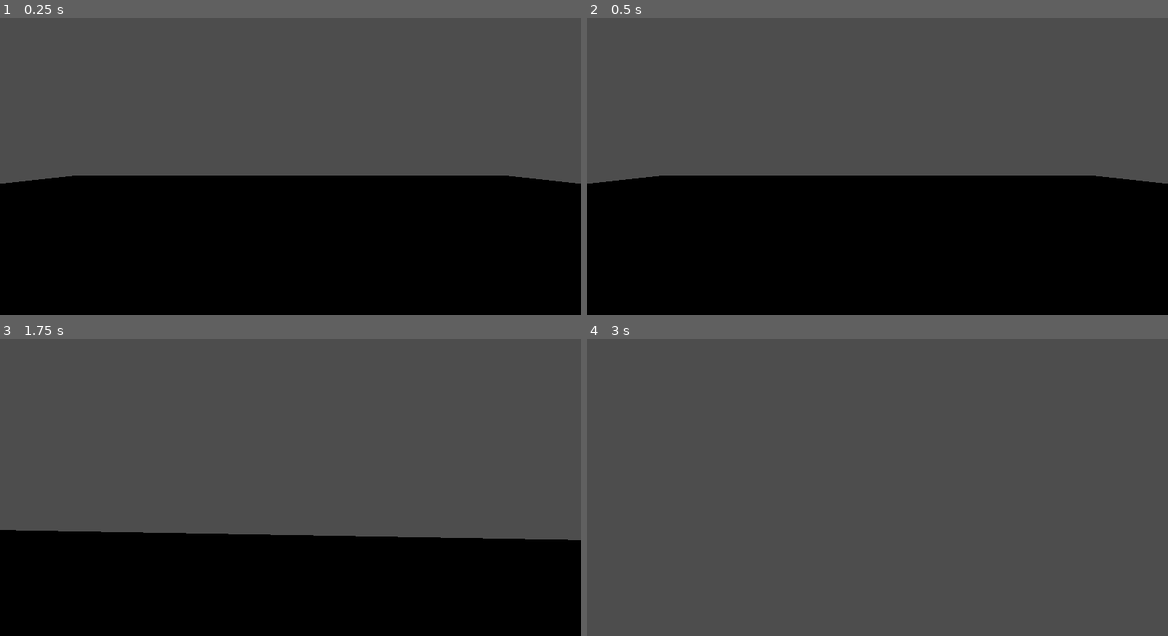
Above: before the commit, frames 1-4 (two rows, left to right).
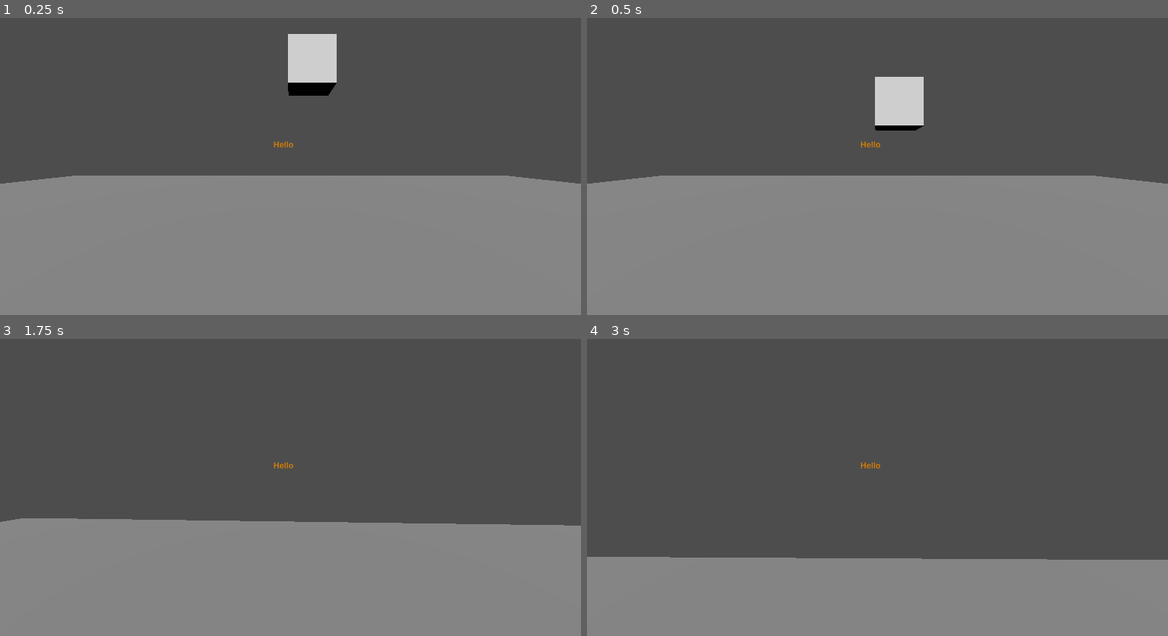
Above: after the commit, the same moments.

Repository: MercuryGames/OGPC-2025
Game: Godot game, scene res://Tests/testroom.tscn
The game is run twice, just before and just after one commit, with the same random seed, the same clock (stepped at 60 frames per second) and the same inputs.
Inputs (mouse positions are in pixels of both pictures, inside the frame that each line leads up to):
- Up to frame 1 (0.25 s): no input
- Up to frame 2 (0.5 s): no input
- Up to frame 3 (1.75 s): tap Enter (ui_accept) at 0.5, 0.77, 1.52 s; move the mouse to (319, 472) at 0.52 s; hold E (ui_interact) 0.53-1.28 s; hold Up (ui_up) from 0.53 s (still down); move the mouse to (261, 475) at 1.27 s; tap E (ui_interact) at 1.35 s
- Up to frame 4 (3 s): keep holding Up (ui_up); move the mouse to (889, 466) at 2.02 s; hold E (ui_interact) 2.03-2.78 s; move the mouse to (871, 478) at 2.77 s; tap E (ui_interact) at 2.85 s

The runs differ from the first frame. In frame 1, 48% of the frame differs, in the area x 0-100%, y 5-100%; in frame 2, 48%; in frame 3, 39%; in frame 4, 26%.

Commit message:
Interactions
Don't remove the canvas layer or label in the player scene because that will be used for the HUD.

Diff:
--- /dev/null
+++ b/Cube1.tscn
@@ -0,0 +1,30 @@
+[gd_scene load_steps=7 format=3 uid="uid://nym7l4jrfnj1"]
+
+[ext_resource type="Script" path="res://rigid_body_3d.gd" id="1_qt2m4"]
+
+[sub_resource type="PhysicsMaterial" id="PhysicsMaterial_ku6tt"]
+friction = 0.3
+bounce = 0.2
+
+[sub_resource type="BoxShape3D" id="BoxShape3D_twxeo"]
+
+[sub_resource type="StandardMaterial3D" id="StandardMaterial3D_qdr0y"]
+
+[sub_resource type="BoxMesh" id="BoxMesh_wcmmb"]
+material = SubResource("StandardMaterial3D_qdr0y")
+
+[sub_resource type="Skin" id="Skin_1uhl6"]
+
+[node name="RigidBody3D" type="RigidBody3D"]
+physics_material_override = SubResource("PhysicsMaterial_ku6tt")
+can_sleep = false
+script = ExtResource("1_qt2m4")
+
+[node name="CollisionShape3D" type="CollisionShape3D" parent="."]
+shape = SubResource("BoxShape3D_twxeo")
+
+[node name="MeshInstance3D" type="MeshInstance3D" parent="."]
+mesh = SubResource("BoxMesh_wcmmb")
+skin = SubResource("Skin_1uhl6")
+
+[connection signal="input_event" from="." to="." method="_on_input_event"]
--- a/Tests/testroom.tscn
+++ b/Tests/testroom.tscn
@@ -1,6 +1,7 @@
-[gd_scene load_steps=4 format=3 uid="uid://cqtsxbh7elr1x"]
+[gd_scene load_steps=5 format=3 uid="uid://cqtsxbh7elr1x"]
 
 [ext_resource type="PackedScene" uid="uid://bqfg257x73pjd" path="res://player.tscn" id="1_dqq5m"]
+[ext_resource type="PackedScene" uid="uid://nym7l4jrfnj1" path="res://Cube1.tscn" id="2_hy5c1"]
 
 [sub_resource type="BoxShape3D" id="BoxShape3D_dkm2y"]
 
@@ -9,7 +10,7 @@
 [node name="Node3D" type="Node3D"]
 
 [node name="StaticBody3D" type="StaticBody3D" parent="."]
-transform = Transform3D(27.263, 0, 0, 0, 1, 0, 0, 0, 27.263, 0, -0.489231, 0)
+transform = Transform3D(27.263, 0, 0, 0, 1, 0, 0, 0, 27.263, -0.000991821, -0.504552, 0.00967121)
 
 [node name="CollisionShape3D2" type="CollisionShape3D" parent="StaticBody3D"]
 transform = Transform3D(1.00355, 0, 0, 0, 1.00355, 0, 0, 0, 1.00355, 0, 0, 0)
@@ -20,3 +21,10 @@
 skeleton = NodePath("../..")
 
 [node name="Player" parent="." instance=ExtResource("1_dqq5m")]
+transform = Transform3D(0.999008, 0, 0, 0, 0.999008, 0, 0, 0, 0.999008, 0.00541592, 0, 0.0214868)
+
+[node name="Node3D" parent="." instance=ExtResource("2_hy5c1")]
+transform = Transform3D(1, 0, 0, 0, 1, 0, 0, 0, 1, 0.454193, 3.69421, -4.82856)
+
+[node name="DirectionalLight3D" type="DirectionalLight3D" parent="."]
+transform = Transform3D(0.999997, -0.00195045, 0.00131016, 0.000127856, 0.601947, 0.798536, -0.00234616, -0.798533, 0.601946, 0.281286, 98.4562, 31.0774)
--- a/player.gd
+++ b/player.gd
@@ -4,6 +4,9 @@
 const SPEED = 5.0
 const JUMP_VELOCITY = 4.5
 
+@onready var interaction_raycast = %raycast3d #Make sure the node reference is set correctly
+@onready var interaction_label = %Label
+var interaction_is_reset : bool = true
 # Get the gravity from the project settings to be synced with RigidBody nodes.
 var gravity = ProjectSettings.get_setting("physics/3d/default_gravity")
 var CameraRotation = Vector2(0,0)
@@ -21,6 +24,12 @@
 	if event is InputEventMouseMotion:
 		var MouseEvent = event.relative * MouseSensitivity
 		CameraLook(MouseEvent)
+	if event.is_action_pressed("ui_interact"): #Adjust to match your InputMap
+		if interaction_raycast.is_colliding():
+			var interactable = interaction_raycast.get_collider()
+			if interactable.has_method("interact"):
+				interactable.interact(self) # Calls the interact func
+
 
 func CameraLook(Movement: Vector2):
 	if Input.mouse_mode == Input.MOUSE_MODE_CAPTURED:
@@ -33,6 +42,21 @@
 
 		rotate_object_local(Vector3(0,1,0), -CameraRotation.x) # first rotate y
 		MainCamera.rotate_object_local(Vector3(1,0,0), -CameraRotation.y) #then rotate x
+
+func _process(_delta):
+	if interaction_raycast.is_colliding():
+		var interactable = interaction_raycast.get_collider()
+		interaction_is_reset = false
+		if interactable != null and interactable.has_method("interact"):
+			interaction_label.text = "Press E to interact"
+		else:
+			interaction_label.text = ""
+
+	else:
+		if !interaction_is_reset:
+			interaction_label.text = ""
+			interaction_is_reset = true
+
 
 func _physics_process(delta):
 	# Add the gravity.
--- a/player.tscn
+++ b/player.tscn
@@ -1,11 +1,16 @@
-[gd_scene load_steps=3 format=3 uid="uid://bqfg257x73pjd"]
+[gd_scene load_steps=4 format=3 uid="uid://bqfg257x73pjd"]
 
 [ext_resource type="Script" path="res://player.gd" id="1_xq87f"]
 
 [sub_resource type="CapsuleShape3D" id="CapsuleShape3D_qc8b6"]
 
+[sub_resource type="Theme" id="Theme_bxte4"]
+/colors/orange = Color(0.937109, 0.479151, 0, 1)
+Label/colors/font_color = Color(0.885915, 0.505474, 0, 1)
+
 [node name="Player" type="CharacterBody3D"]
 transform = Transform3D(0.999008, 0, 0, 0, 0.999008, 0, 0, 0, 0.999008, 0, 0, 0)
+input_ray_pickable = false
 script = ExtResource("1_xq87f")
 
 [node name="CollisionShape3D2" type="CollisionShape3D" parent="."]
@@ -14,3 +19,27 @@
 
 [node name="Camera3D" type="Camera3D" parent="."]
 transform = Transform3D(1.00099, 0, 0, 0, 1.00099, 0, 0, 0, 1.00099, 0, 1.55087, 0)
+
+[node name="raycast3d" type="RayCast3D" parent="Camera3D"]
+unique_name_in_owner = true
+transform = Transform3D(1, 0, 0, 0, -4.37114e-08, -1, 0, 1, -4.37114e-08, 0, 0, 0)
+target_position = Vector3(0, -2, 0)
+
+[node name="CanvasLayer" type="CanvasLayer" parent="Camera3D"]
+
+[node name="Label" type="Label" parent="Camera3D/CanvasLayer"]
+unique_name_in_owner = true
+anchors_preset = 8
+anchor_left = 0.5
+anchor_top = 0.5
+anchor_right = 0.5
+anchor_bottom = 0.5
+offset_left = -34.0
+offset_top = -27.5
+offset_right = 34.0
+offset_bottom = 27.5
+grow_horizontal = 2
+grow_vertical = 2
+theme = SubResource("Theme_bxte4")
+text = "Hello
+"
--- /dev/null
+++ b/rigid_body_3d.gd
@@ -0,0 +1,19 @@
+extends RigidBody3D
+
+
+# Called when the node enters the scene tree for the first time.
+func _ready() -> void:
+	pass # Replace with function body.
+
+
+# Called every frame. 'delta' is the elapsed time since the previous frame.
+func _process(delta: float) -> void:
+	pass
+
+
+func _on_input_event(camera: Node, event: InputEvent, event_position: Vector3, normal: Vector3, shape_idx: int) -> void:
+	if event.is_action_pressed("ui_interact"):
+		print(10901010)
+
+func interact(event):
+	print(19191)
